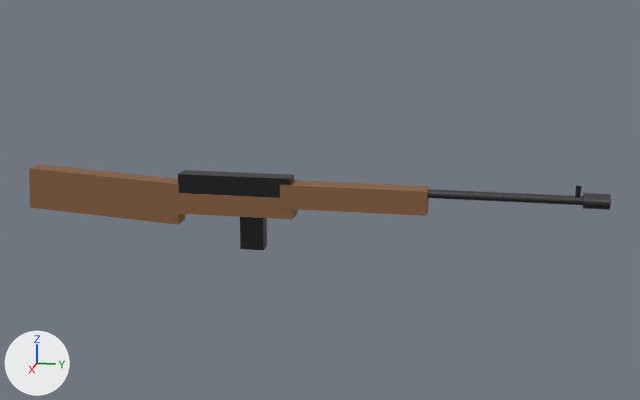
The glTF model assets/models/weapons/svt40.glb as it was, and as the next commit left it.
The view is the same before and after, from a 50 mm camera at (1.744, 0.588, 0.447) aimed at (-0.01, 0.237, 0.009). Arrows for +X, +Y and +Z are at lower left; the lights stay in place. The first picture is the older version. Vertices at exactly the same position are counted once.

In view in the first picture: 'svt40_LOD0'.
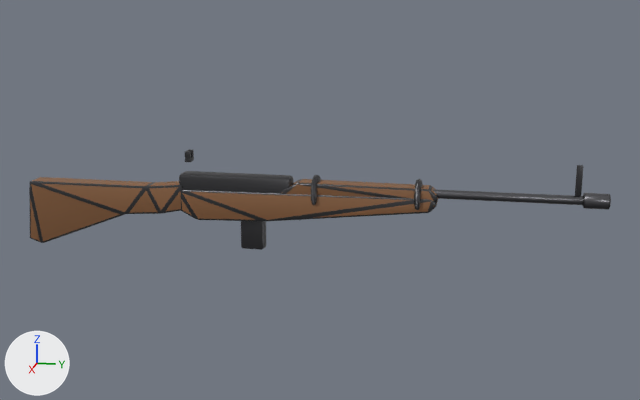
Where the change shows, as pixel boxes [x1, y1, x2, y2] in the pictures (640 x 400 px):
'svt40_LOD0', reshaped (17% taller): before [29, 164, 611, 250]; after [29, 149, 611, 250]
part 1 of me_svt40_lod0, rebuilt: [582, 193, 611, 210] in both
part 2 of me_svt40_lod0, rebuilt: before [428, 189, 584, 205]; after [292, 183, 584, 205]
part 3 of me_svt40_lod0, rebuilt: before [178, 170, 294, 198]; after [179, 171, 293, 193]
part 4 of me_svt40_lod0, rebuilt (32% shorter): before [280, 180, 429, 216]; after [281, 179, 438, 203]
part 5 of me_svt40_lod0, rebuilt: before [240, 217, 267, 250]; after [241, 221, 266, 250]
part 6 of me_svt40_lod0, rebuilt (8% taller): before [29, 164, 186, 225]; after [29, 177, 183, 243]
part 7 of me_svt40_lod0, rebuilt: before [575, 185, 581, 196]; after [575, 165, 583, 196]
part 8 of me_svt40_lod0, rebuilt (108% wider, 14% taller): before [175, 193, 298, 220]; after [181, 190, 438, 221]
part 9 of me_svt40_lod0, added: after [414, 179, 423, 210]
part 10 of me_svt40_lod0, added: after [311, 175, 321, 205]
part 11 of me_svt40_lod0, added: after [185, 151, 191, 159]

The change, as a list of edits to the scene's bpy script:
```text
Change me_svt40_lod0:
    used by ob_svt40_lod0; location = (0.0, 0.0, 0.0)
    remove me_svt40_lod0.from_pydata(...)  # 88 vertices, 144 faces; spans x -0.025..0.025, y -0.402..0.81, z -0.1..0.064
    add me_svt40_lod0.from_pydata(...)  # 1150 vertices, 2244 faces; spans x -0.034..0.034, y -0.41..0.81, z -0.111..0.105
    me_svt40_lod0 part 1: the loose piece of 20 vertices spanning x -0.015..0.015, y 0.76..0.81, z 0.02..0.05 is rebuilt with 96 vertices and now spans x -0.015..0.015, y 0.76..0.81, z 0.02..0.05
    me_svt40_lod0 part 2: the loose piece of 20 vertices spanning x -0.009..0.009, y 0.18..0.78, z 0.026..0.044 is rebuilt with 96 vertices and now spans x -0.009..0.009, y 0.18..0.78, z 0.026..0.044
    me_svt40_lod0 part 3: the loose piece of 8 vertices spanning x -0.021..0.021, y -0.06..0.18, z 0.002..0.057 is rebuilt with 56 vertices and now spans x -0.021..0.021, y -0.06..0.18, z 0.002..0.057
    me_svt40_lod0 part 4: the loose piece of 8 vertices spanning x -0.025..0.025, y 0.16..0.46, z -0.005..0.045 is rebuilt with 108 vertices and now spans x -0.022..0.022, y 0.16..0.48, z 0.02..0.05
    me_svt40_lod0 part 5: the loose piece of 8 vertices spanning x -0.015..0.015, y 0.071..0.121, z -0.1..0.0 is rebuilt with 56 vertices and now spans x -0.015..0.015, y 0.071..0.121, z -0.1..0.0
    me_svt40_lod0 part 6: the loose piece of 8 vertices spanning x -0.023..0.023, y -0.402..-0.058, z -0.052..0.057 is rebuilt with 152 vertices and now spans x -0.024..0.024, y -0.41..-0.05, z -0.111..0.035
    me_svt40_lod0 part 7: the loose piece of 8 vertices spanning x -0.002..0.002, y 0.745..0.755, z 0.044..0.064 is rebuilt with 56 vertices and now spans x -0.002..0.002, y 0.744..0.756, z 0.042..0.105
    me_svt40_lod0 part 8: the loose piece of 8 vertices spanning x -0.024..0.024, y -0.066..0.186, z -0.027..0.017 is rebuilt with 130 vertices and now spans x -0.024..0.024, y -0.06..0.479, z -0.04..0.03
    me_svt40_lod0 part 9: a new loose piece of 84 vertices spanning x -0.034..0.034, y 0.435..0.447, z -0.004..0.064, in mat_metal (dark grey #4d4d50)
    me_svt40_lod0 part 10: a new loose piece of 80 vertices spanning x -0.034..0.034, y 0.225..0.237, z -0.004..0.064, in mat_metal (dark grey #4d4d50)
    me_svt40_lod0 part 11: a new loose piece of 56 vertices spanning x 0.005..0.012, y -0.047..-0.035, z 0.089..0.105, in mat_metal (dark grey #4d4d50)
    other edits to the shape of me_svt40_lod0 do not show in these pictures
```
